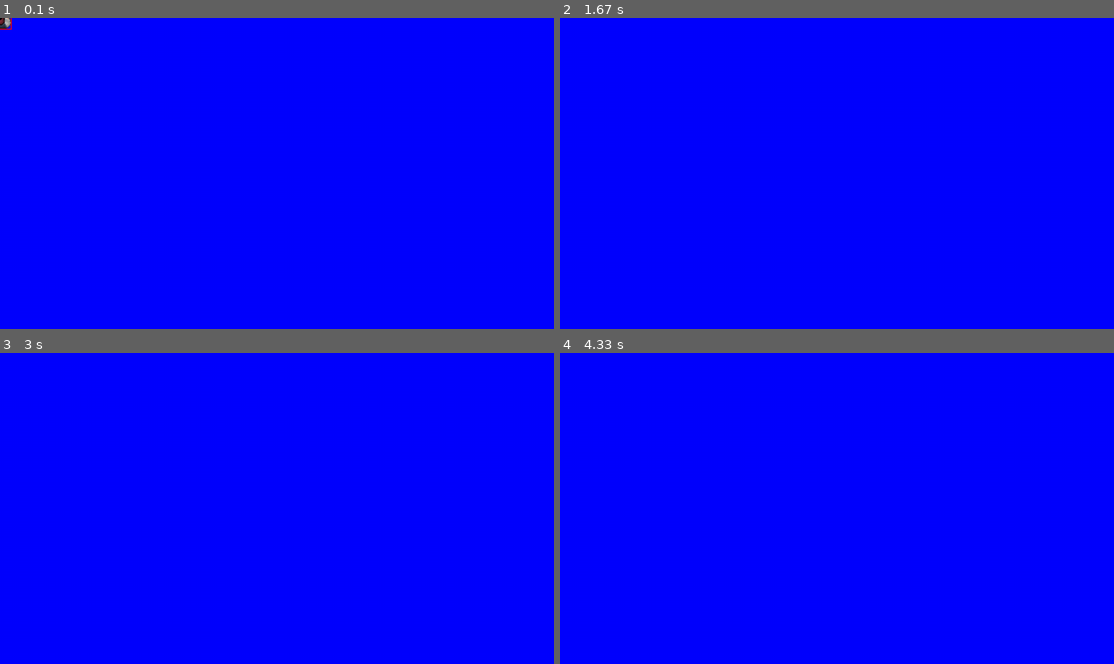
Above: before the commit, frames 1-4 (two rows, left to right).
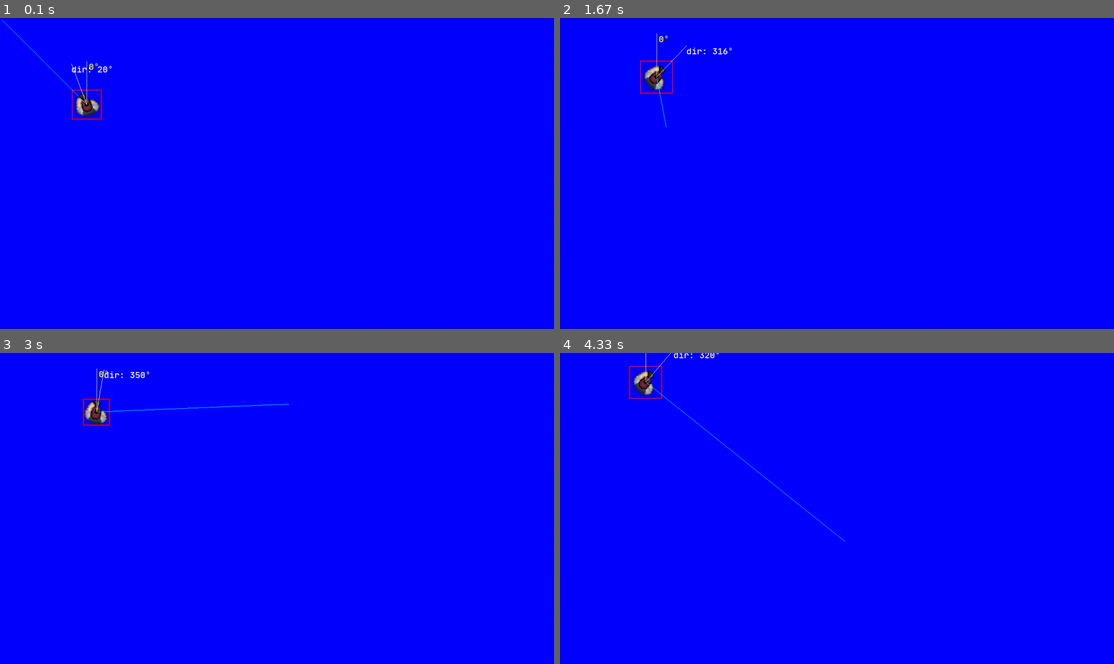
Above: after the commit, the same moments.

Repository: JNetoGH/Pygame-Zombies
Game: pygame game, started from main.py
The game is run twice, just before and just after one commit, with the same random seed, the same clock (stepped at 60 frames per second) and the same inputs.
Inputs (mouse positions are in pixels of both pictures, inside the frame that each line leads up to):
- Up to frame 1 (0.1 s): no input
- Up to frame 2 (1.67 s): tap W at 0.33 s; hold Right 0.67-1.13 s; move the mouse to (1014, 164) at 0.7 s; hold Up 1.17-1.47 s; move the mouse to (704, 176) at 1.2 s; hold Right from 1.5 s (still down); move the mouse to (665, 126) at 1.53 s
- Up to frame 3 (3 s): release Right at 1.97 s; hold Left 2-2.53 s; move the mouse to (360, 399) at 2.03 s; hold Down 2.57-2.87 s; move the mouse to (343, 536) at 2.6 s; hold Left from 2.9 s (still down); move the mouse to (288, 402) at 2.93 s
- Up to frame 4 (4.33 s): release Left at 3.3 s; hold Up 3.33-3.7 s; move the mouse to (637, 499) at 3.37 s; hold Right from 3.73 s (still down); move the mouse to (842, 539) at 3.77 s

The runs differ from the first frame. In frame 1, 0.6% of the frame differs, in the area x 0-21%, y 0-33%; in frame 2, 0.5%; in frame 3, 0.5%; in frame 4, 0.5%.

Commit message:
player done

Diff:
--- a/JNeto_engine_lite/components.py
+++ b/JNeto_engine_lite/components.py
@@ -18,13 +18,21 @@
 # =====================================================================================================================
 
 
-class Transfrom(Component):
+class Transform(Component):
     def __init__(self):
         super().__init__("Transform")
-        self.position: Vector2 = Vector2(0, 0)
+        self.__position: Vector2 = Vector2(0, 0)
         self.angle: float = 0
 
+    # has to be a copy because Vector2 is a class, therefore, is passed as refenrence
+    def get_position_copy(self) -> Vector2:
+        return self.__position.copy()
+
+    def set_position(self, position: Vector2) -> None:
+        self.__position = position
+
 # ---------------------------------------
+
 
 class Sprite(Component):
     def __init__(self, image_path):
@@ -33,15 +41,16 @@
         self.image: pygame.Surface = pygame.image.load(image_path).convert_alpha()
         self.image_rect: pygame.Rect = self.image.get_rect()
 
-    def change_image(self, image_path: str):
+    def change_image(self, image_path: str) -> None:
         self.image = pygame.image.load(image_path).convert_alpha()
 
-    def scale_image(self, scale):
+    def scale_image(self, scale) -> None:
         if self.image is not None:
             self.image = pygame.transform.scale(self.image, (self.image.get_width() * scale,
                                                              self.image.get_height() * scale)).convert_alpha()
 
 # ---------------------------------------
+
 
 class Merda(Component):
 
--- a/JNeto_engine_lite/scene_and_game_objects.py
+++ b/JNeto_engine_lite/scene_and_game_objects.py
@@ -1,6 +1,7 @@
+import typing
 import pygame
-from pygame import Vector2, Surface, Color, Rect
-from JNeto_engine_lite.components import Transfrom
+from pygame import Surface, Color
+from JNeto_engine_lite.components import Transform, Component, Sprite
 
 
 # =====================================================================================================================
@@ -9,12 +10,13 @@
 
 class GameObject:
 
+    ComponentSubclassType = typing.TypeVar('ComponentSubclassType', bound=Component)
+
     def __init__(self, name):
         self.name = name
         self.scene = None
-        self.components = []
-        self.transform: Transfrom = Transfrom()
-        self.add_component(self.transform)
+        self.components: list[Component] = []
+        self.transform: Transform = self.add_component(Transform())
 
     def start(self):
         pass
@@ -24,27 +26,28 @@
 
     def render(self, game_surface: Surface):
         if self.has_component("Sprite"):
-            sprite_component = self.get_component("Sprite")
-            sprite_component.image_rect = sprite_component.image.get_rect(center=self.transform.position)
+            sprite_component: Sprite = self.get_component("Sprite")
+            sprite_component.image_rect = sprite_component.image.get_rect(center=self.transform.get_position_copy())
             game_surface.blit(sprite_component.image, sprite_component.image_rect.topleft)
 
     def render_gizmos(self, game_surface: Surface):
         # transform
-        pygame.draw.circle(game_surface, Color("black"), self.transform.position, 5)
+        pygame.draw.circle(game_surface, Color("black"), self.transform.get_position_copy(), 5)
         # sprite
         if self.has_component("Sprite"):
             pygame.draw.rect(game_surface, Color("red"), self.get_component("sprite").image_rect, 2)
 
-    def add_component(self, component):
+    def add_component(self, component) -> ComponentSubclassType:
         self.components.append(component)
+        return component
 
-    def has_component(self, name):
+    def has_component(self, name) -> bool:
         for component in self.components:
             if component.name == name.capitalize():
                 return True
         return False
 
-    def get_component(self, name: str):
+    def get_component(self, name: str) -> ComponentSubclassType:
         for component in self.components:
             if component.name == name.capitalize():
                 return component
--- a/player.py
+++ b/player.py
@@ -1,4 +1,5 @@
 import pygame.image
+import numpy
 from pygame import *
 import math
 from JNeto_engine_lite.components import Sprite
@@ -14,41 +15,80 @@
     def __init__(self):
         super().__init__("player")
 
-    def start(self):
-        self.add_component(Sprite("res/characters/Human.png"))
-        self.sprite_component: Sprite = self.get_component("Sprite")
+        # gizmos caching (texs intantiations are to have in pygame, so i am caching them all)
+        self.LINE_SIZES = 100
+        self.FONT_SIZE = 20
+        self.font = pygame.font.Font("JNeto_engine_lite/engine_res/JetBrainsMono-Medium.ttf", self.FONT_SIZE)
+        self.cached_text_reder_origin = self.font.render("0º", True, Color("yellow"), None)
+        self.cached_angles = [self.font.render(f"dir: {i}º", True, Color("white"), None) for i in range(0, 361)]
+
+        # sprite
+        self.sprite_component: Sprite = self.add_component(Sprite("res/characters/Human.png"))
         self.sprite_component.scale_image(0.5)
         self.buffered_original_image = self.sprite_component.image
+
+        # movement and related
         self.move_speed = 200
-        self.angle = 0
+        self.angle = 20
         self.angular_velocity = 100
+        self.direction = Vector2()
+
+    def start(self):
+        # initial position
+        self.transform.set_position(Vector2(200, 200))
 
     def update(self):
+        # INPUTS
+        Player.update_axis()
 
-        # inputs
-        Player.treat_axis()
-
-        # angle
-        print(f"angle: {self.angle}")
+        # ANGLE INCREMENT (for direciton)
         if Player.Horizontal_Axis == 1:
             self.angle = self.angle - self.angular_velocity * GameLoop.Delta_Time
         elif Player.Horizontal_Axis == -1:
             self.angle = self.angle + self.angular_velocity * GameLoop.Delta_Time
 
-        # rotate
+        # KEEPS THE ANGLE IN 0º <=> 360º RANGE (it works with a 7232º angle, but I prefer keeping it in this range)
+        self.angle = self.angle = 0 + (self.angle - 360) if self.angle > 360 else self.angle  # 0 + what passed from 360
+        self.angle = self.angle = 360 - (self.angle * -1) if self.angle < 0 else self.angle   # 360 - what passed from 0
+
+        # ROTATION (towards angle)
         self.sprite_component.image = pygame.transform.rotate(self.buffered_original_image, self.angle)
 
-        # direction
-        angle_as_radians = math.radians(self.angle + 90)
-        dir = Vector2(math.cos(angle_as_radians), - math.sin(angle_as_radians))
-        dir = dir if dir.magnitude() == 0 else dir.normalize()
+        # DIRECTION (from angle in radians)
+        angle_as_radians = (self.angle + 90) * math.pi / 180  # +90º because the img faces ↑, so the default → turns ↑
+        self.direction = Vector2(math.cos(angle_as_radians), - math.sin(angle_as_radians))
+        if numpy.linalg.norm(self.direction) > 0:  # normalizes the dir, avoiding div by 0 exeptions, ex: vector=(0, 0)
+            self.direction = self.direction / numpy.linalg.norm(self.direction)
 
-        # movement
-        if Player.Vertical_Axis == -1:
-            self.transform.position = self.transform.position + dir * self.move_speed * GameLoop.Delta_Time
+        # MOVEMENT
+        is_moving: bool = Player.Vertical_Axis == -1
+        if is_moving:
+            # moves linearny to the new position (frame-rate independentily)
+            current_position = self.transform.get_position_copy()
+            new_postion = current_position + self.direction * self.move_speed * GameLoop.Delta_Time
+            self.transform.set_position(new_postion)
+
+    def render_gizmos(self, game_surface: Surface):
+        super().render_gizmos(game_surface)
+
+        # player 0ª line
+        start = self.transform.get_position_copy()
+        end = self.transform.get_position_copy() + Vector2(0, -1) * self.LINE_SIZES
+        pygame.draw.line(game_surface, Color("yellow"), start, end)
+        end.x += 5
+        game_surface.blit(self.cached_text_reder_origin, end)
+
+        # player's direction
+        end_player_dir = self.transform.get_position_copy() + self.direction * self.LINE_SIZES
+        pygame.draw.line(game_surface, Color("white"), start, end_player_dir)
+        game_surface.blit(self.cached_angles[int(self.angle)], end_player_dir)
+
+        # player position to mouse position line
+        mouse_pos = pygame.mouse.get_pos()
+        pygame.draw.line(game_surface, Color("cyan"), start, mouse_pos)
 
     @staticmethod
-    def treat_axis():
+    def update_axis():
         keys = pygame.key.get_pressed()
         Player.Horizontal_Axis, Player.Vertical_Axis = 0, 0
 
Binary file added: JNeto_engine_lite/engine_res/JetBrainsMono-Medium.ttf
